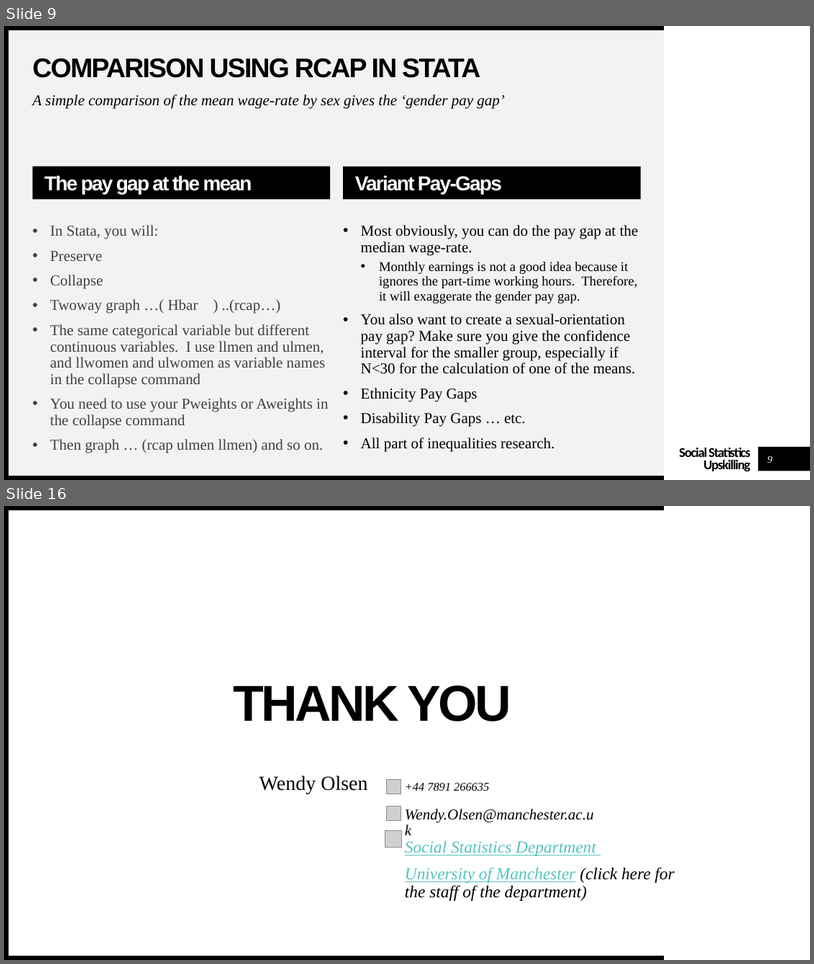
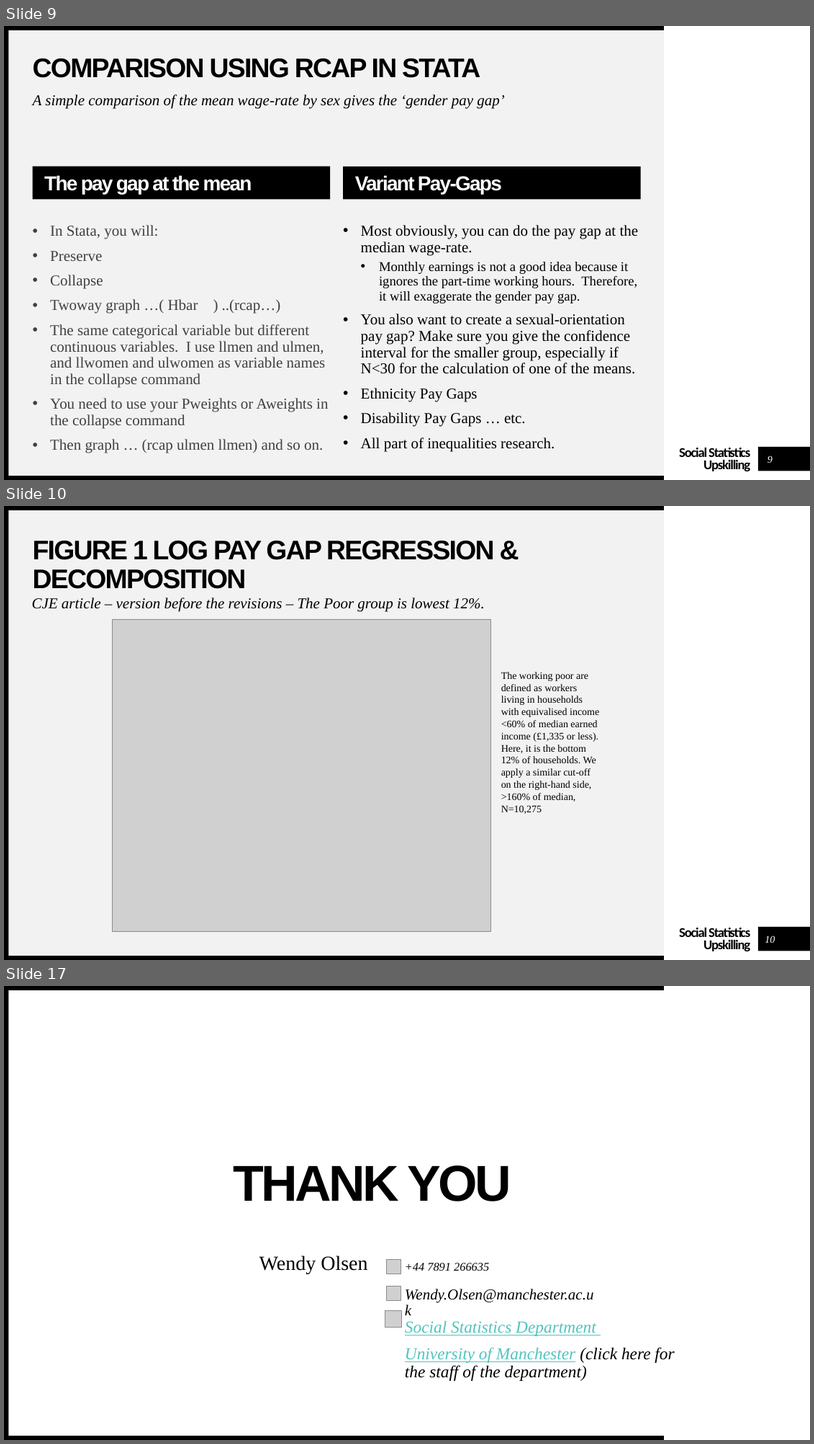
Before and after one commit to WendyOlsen/Upskilling2024, a slide deck: Pay Gap presentation.pptx. Shown one above the other, each under a label of ours: slides 9 and 16 before the commit, slides 9, 10 and 17 after it; the slides between them are not shown. The pictures are 814x964 and 814x1444 pixels, drawn with LibreOffice and Linux fonts; fonts in the diff are those of the drawing; grey boxes stand for pictures. Boxes give left, top, right and bottom in pixels: in the first picture for what was removed or moved away, otherwise in the second. Text is boxed around its words. In the diff, an @@ line names an element or a change of style, - is before the commit and + after.

```diff
--- a/Pay Gap presentation.pptx
+++ b/Pay Gap presentation.pptx
@@ slide 10 added at bbox=[4, 506, 810, 960], background #FFFFFF; not listed: 6 template elements that a slide beside it also shows @@
@@ title added at bbox=[33, 541, 495, 589], 32 pt, text #000000, bold @@
+FIGURE 1 LOG PAY GAP REGRESSION & DECOMPOSITION
@@ text added at bbox=[32, 597, 485, 612], 18 pt, text #000000, italic @@
+CJE article – version before the revisions – The Poor group is lowest 12%.
@@ picture added at bbox=[112, 619, 491, 932] @@
@@ text added at bbox=[502, 672, 599, 813], 12 pt, text #000000 @@
+The working poor are defined as workers living in households with equivalised income <60% of median earned income (£1,335 or less). Here, it is the bottom 12% of households. We apply a similar cut-off on the right-hand side, >160% of median, N=10,275
@@ page number added at bbox=[765, 935, 775, 942], 12 pt, text #FFFFFF, italic @@
+10
@@ what was slide 16 is now slide 17 @@
```
Also in this commit, not shown: 6 slides changed, 3 other slides added, 3 slides removed, 1 other file.
